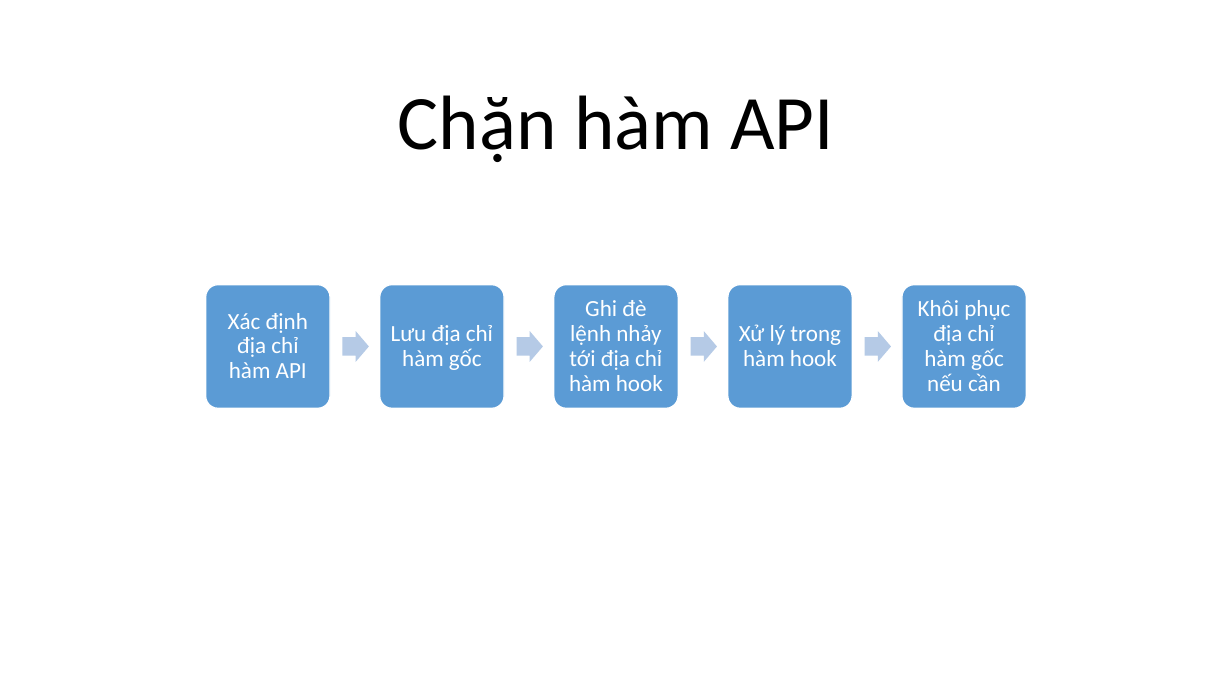
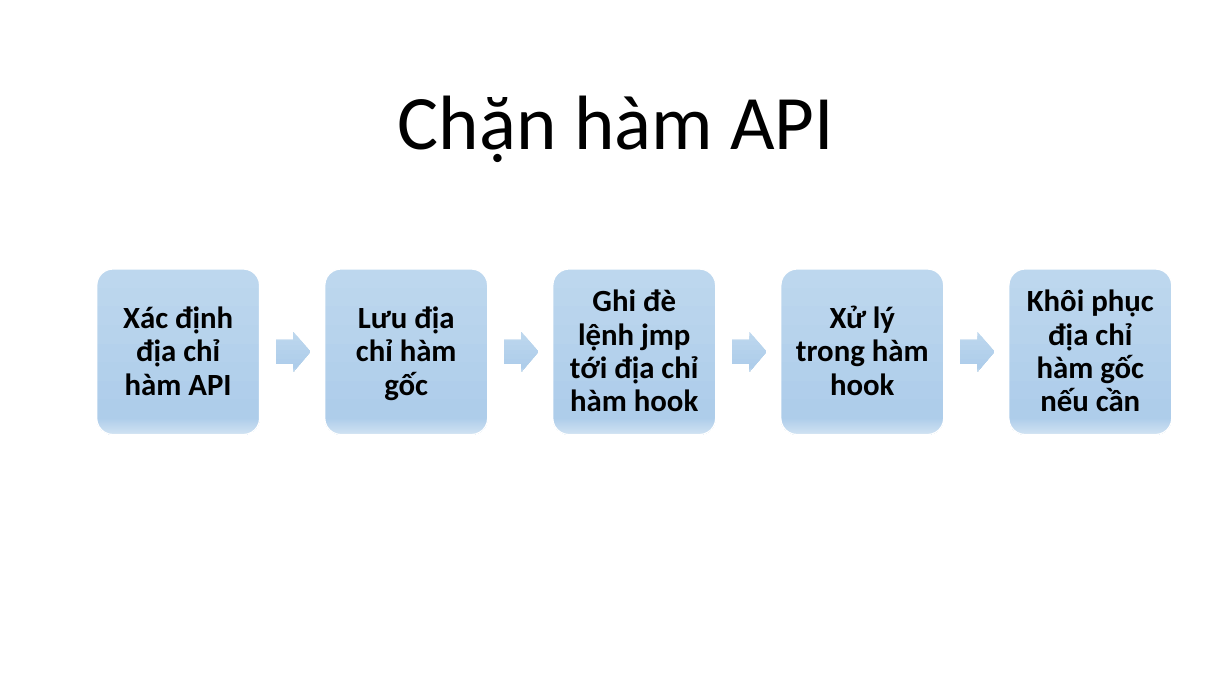
Before and after one commit to dotrungduchd/LUANVAN, a slide deck: slide 1 of Document/SODO.pptx. Drawn at 1232x693 pixels with LibreOffice and Linux fonts; fonts in the diff are those of the drawing. Boxes give left, top, right and bottom in pixels: in the first picture for what was removed or moved away, otherwise in the second. Text is boxed around its words. In the diff, an @@ line names an element or a change of style, - is before the commit and + after.

```diff
--- a/Document/SODO.pptx
+++ b/Document/SODO.pptx
@@ rounded rectangle: place and size @@
-rounded rectangle at (206,285,331,409)
+rounded rectangle at (97,269,260,434)
@@ rounded rectangle: place and size @@
-rounded rectangle at (380,285,505,409)
+rounded rectangle at (325,269,488,434)
@@ rounded rectangle: place and size @@
-rounded rectangle at (554,285,678,409)
+rounded rectangle at (553,269,715,434)
@@ rounded rectangle: place and size @@
-rounded rectangle at (728,285,853,409)
+rounded rectangle at (781,269,944,434)
@@ fill #5B9BD5 to gradient #BDD7EE to #AECDEA to #CEE1F2 in 5 elements at (553,269,715,434), (325,269,488,434), (781,269,944,434), (97,269,260,434), (1009,269,1172,434) @@
@@ rounded rectangle: place and size @@
-rounded rectangle at (902,285,1027,409)
+rounded rectangle at (1009,269,1172,434)
@@ text "Xác định địa chỉ hàm ...": place and size @@
-text "Xác định địa chỉ hàm ..." at (228,313,308,378)
+text "Xác định địa chỉ hàm ..." at (123,306,233,396)
@@ text "Lưu địa chỉ hàm gốc": place and size @@
-text "Lưu địa chỉ hàm gốc" at (391,325,493,370)
+text "Lưu địa chỉ hàm gốc" at (356,306,457,401)
@@ text at (570,289,698,412): text changed; size 18 to 24 pt; text colour #FFFFFF to #000000; bold on @@
-Ghi đè lệnh nhảy tới địa chỉ hàm hook
+Ghi đè lệnh jmp tới địa chỉ hàm hook
@@ text "Xử lý trong hàm hook": place and size @@
-text "Xử lý trong hàm hook" at (739,324,841,366)
+text "Xử lý trong hàm hook" at (796,305,929,396)
@@ size 18 to 24 pt, text colour #FFFFFF to #000000, bold on; more space between paragraphs in 4 elements at (356,306,457,401), (796,305,929,396), (123,306,233,396), (1027,289,1153,412) @@
@@ text "Khôi phục địa chỉ hàm ...": place and size @@
-text "Khôi phục địa chỉ hàm ..." at (918,300,1010,391)
+text "Khôi phục địa chỉ hàm ..." at (1027,289,1153,412)
@@ right arrow: place and size @@
-right arrow at (343,331,370,361)
+right arrow at (276,332,311,372)
@@ right arrow: place and size @@
-right arrow at (517,331,543,361)
+right arrow at (504,332,538,372)
@@ right arrow: place and size @@
-right arrow at (690,331,717,361)
+right arrow at (732,332,766,372)
@@ fill #B5CBE7 to gradient #BDD7EE to #AECDEA to #CEE1F2 in 4 elements at (504,332,538,372), (732,332,766,372), (276,332,311,372), (960,332,994,372) @@
@@ right arrow: place and size @@
-right arrow at (865,331,892,361)
+right arrow at (960,332,994,372)
```
Also in this commit, not shown: 2 other slides changed, 1 slide added, 1 other file.
